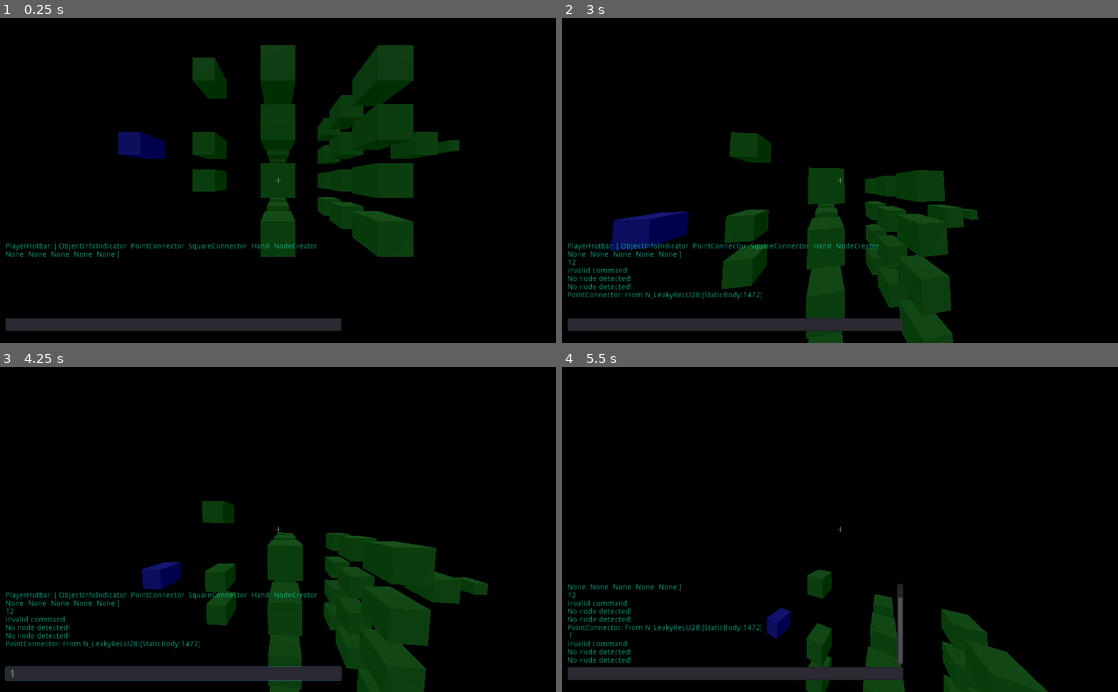
Above: before the commit, frames 1-4 (two rows, left to right).
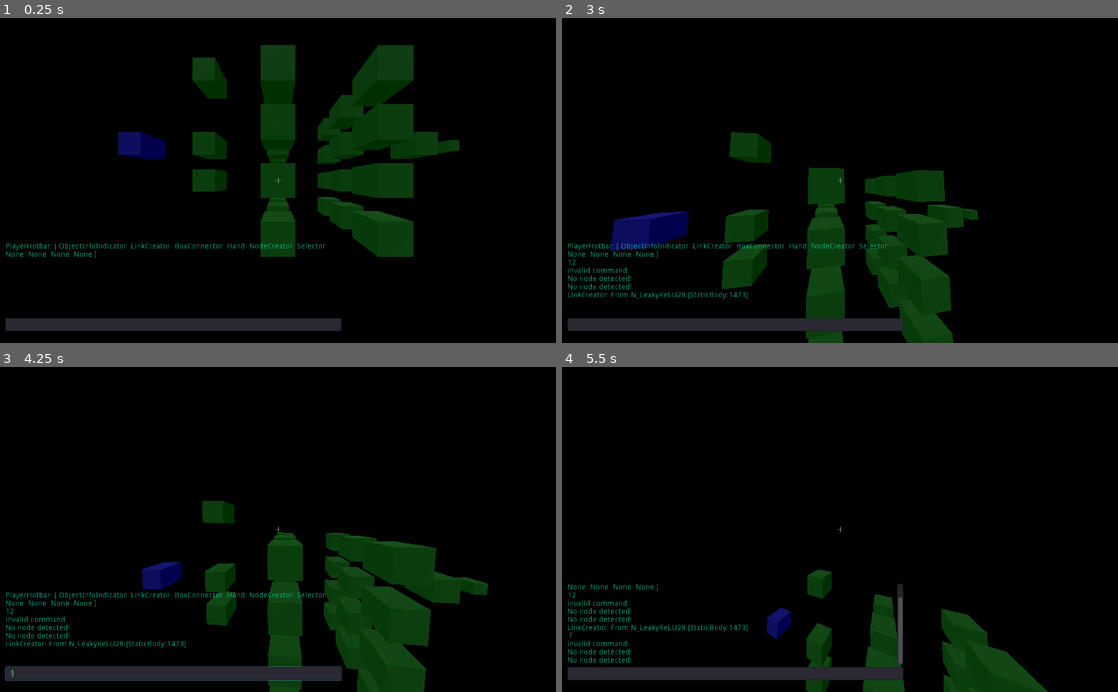
Above: after the commit, the same moments.

Repository: cozyBrain/NeuralNetworkBuilder
Game: Godot game, scene res://Session.tscn
Same seed, same stepped clock (60 frames per second), same inputs: the game is played once before the commit and once after it.
Inputs (mouse positions are in pixels of both pictures, inside the frame that each line leads up to):
- Up to frame 1 (0.25 s): no input
- Up to frame 2 (3 s): click (734, 323) at 0.52 s; type "12" at 0.6 s; tap Enter at 1.25, 2.75 s; move the mouse to (867, 180) at 1.27 s; hold Up (ui_up) from 1.28 s (still down); tap F (KEY_F) at 1.35, 2.3, 2.85 s; click (867, 180) at 1.42 s; tap Space at 1.52, 2, 2.27 s; move the mouse to (812, 180) at 2.02 s; tap C (KEY_C) at 2.1 s; click (812, 180) at 2.17 s; move the mouse to (851, 174) at 2.77 s; click (851, 174) at 2.92 s
- Up to frame 3 (4.25 s): keep holding Up (ui_up); tap Space at 3.5, 3.77 s; move the mouse to (272, 536) at 3.52 s; tap T (KEY_T) at 3.6 s; click (272, 536) at 3.67 s; tap F (KEY_F) at 3.8 s
- Up to frame 4 (5.5 s): keep holding Up (ui_up); tap Enter at 4.25 s; move the mouse to (878, 532) at 4.27 s; tap Tab (KEY_TAB) at 4.35 s; click (878, 532) at 4.42 s; tap Space at 4.52, 5, 5.27 s; tap F (KEY_F) at 4.55, 5.3 s; move the mouse to (795, 526) at 5.02 s; tap O at 5.1 s; click (795, 526) at 5.17 s

The runs differ from the first frame. In frame 1, 0.3% of the frame differs, in the area x 17-59%, y 69-74%; in frame 2, 0.6%, in the area x 1-59%, y 69-87%; in frame 3, 0.6%; in frame 4, 0.4%.

Commit message:
Indev Selector SquareConnector -> BoxConnector  # square-2d box-3d PointConnector -> LinkCreator +argParser +console_history

Diff:
--- a/Global/Global.gd
+++ b/Global/Global.gd
@@ -4,12 +4,12 @@
 extends Node
 enum ID {
 	None, Player,
-	OII, PC, SC, H, NC, S,
+	OII, LC, BC, H, NC, S,
 	N_LeakyReLU, L_Synapse, N_NetworkController, N_Input, N_Tanh, N_Goal,
 }
 const IDtoString = [
 	"None", "Player",
-	"ObjectInfoIndicator", "PointConnector", "SquareConnector", "Hand", "NodeCreator", "Selector",
+	"ObjectInfoIndicator", "LinkCreator", "BoxConnector", "Hand", "NodeCreator", "Selector",
 	"N_LeakyReLU", "L_Synapse", "N_NetworkController", "N_Input", "N_Tanh", "N_Goal",
 ]
 const dx = 0.001
@@ -23,8 +23,19 @@
 func _ready():
 	pass
 
+static func isValidVector3(vector : String) -> bool:
+	# trim needless characters.  often when arg="(0,0,0,)"
+	vector = vector.replace("(", "")
+	vector = vector.replace(")", "")
+	vector = vector.replace(" ", "")
+	var xyz = vector.split(",", false, 2)
+	if xyz.size() != 3:
+		return false
+	for p in xyz:
+		if not p.is_valid_float():
+			return false
+	return true
 static func str2vector3(position : String):
-	# trim needless characters.  often when arg=str(Vector3)
 	position = position.replace("(", "")
 	position = position.replace(")", "")
 	position = position.replace(" ", "")
--- a/Player/Console.gd
+++ b/Player/Console.gd
@@ -14,7 +14,12 @@
 
 const toolsPath = "../Tools/"
 
+var history : Array
+var historyIndex : int
+
 func processCommand(text):
+	history.push_front(text)
+	historyIndex = history.size()
 	var words = text.split(" ", false, 1)  # [command, arguments]
 	while words.size() < 2:
 		words.push_back("")
@@ -40,6 +45,15 @@
 		return output
 	return ""
 
+func crawlHistory(step : int) -> void:
+	if history.size() > 0:
+		historyIndex = clamp(historyIndex+step, 0, history.size())
+		if historyIndex >= history.size():
+			inputBox.text = ""
+		else:
+			inputBox.text = history[historyIndex]
+	pass
+
 func println(text):
 	outputBox.text = str(outputBox.text, "\n", text)
 
--- a/Player/Player.gd
+++ b/Player/Player.gd
@@ -22,7 +22,7 @@
 var hotbarSubSelection : bool = false
 var ToolHotbar
 
-var hotbar = [G.ID.OII,G.ID.PC,G.ID.SC,G.ID.H,G.ID.NC,G.ID.None,G.ID.None,G.ID.None,G.ID.None,G.ID.None]  # size:10  hotbar lol! Korean people will see why
+var hotbar = [G.ID.OII,G.ID.LC,G.ID.BC,G.ID.H,G.ID.NC,G.ID.S,G.ID.None,G.ID.None,G.ID.None,G.ID.None]  # size:10  hotbar lol! Korean people will see why
 
 func _ready():
 	Input.set_mouse_mode(Input.MOUSE_MODE_CAPTURED)
@@ -51,13 +51,18 @@
 			if consoleInputModes.size() <= consoleInputModeSelection:
 				consoleInputModeSelection = 0
 			print(consoleInputModes[consoleInputModeSelection])
+		if Input.is_action_just_pressed("ui_up"):
+				console.crawlHistory(-1)
+		elif Input.is_action_just_pressed("ui_down"):
+				console.crawlHistory(+1)
+
 		return
 
 	if Input.is_action_just_pressed("KEY_F"):
 		if Tool != null:
 			match hotbar[hotbarSelection]:
-				G.ID.SC:
-					console.processCommand(str("Tool SquareConnector initiate"))
+				G.ID.BC:
+					console.processCommand(str("Tool BoxConnector initiate"))
 				G.ID.H:  # Hand
 					if null == rayCastDetectedObject:
 						print("Hand: No Object Detected")
@@ -102,6 +107,8 @@
 		if Tool.has_method("update"):
 			match hotbar[hotbarSelection]:
 				G.ID.NC:
+					Tool.update(translation, aim, delta)
+				G.ID.S:
 					Tool.update(translation, aim, delta)
 
 	if typingMode:
@@ -130,6 +137,15 @@
 	velocity = velocity.linear_interpolate(target, flyAccel * delta)
 	move_and_slide(velocity)
 
+	# check continuously unlike _input
+	if Tool != null:
+		match hotbar[hotbarSelection]:
+			G.ID.NC:
+				if Input.is_mouse_button_pressed(BUTTON_RIGHT):
+					Tool.erase()
+				elif Input.is_mouse_button_pressed(BUTTON_LEFT):
+					Tool.create()
+
 func _input(event):
 	if event is InputEventMouseMotion:  # cam movement
 		$Yaxis.rotate_y(deg2rad(-event.relative.x * mouseSensitivity))
@@ -139,7 +155,7 @@
 			$Yaxis/Camera.rotate_x(deg2rad(change))
 			cameraAngle += change
 
-	if typingMode:
+	if typingMode:  # when you use console
 		return
 
 	if event is InputEventKey:
@@ -178,6 +194,11 @@
 										if ToolHotbar != null:
 											print("ToolHotbar: ", ToolHotbar)
 											# display on ui
+									G.ID.S:
+										Tool.activate(translation, aim)
+										ToolHotbar = Tool.get("hotbar")
+										if ToolHotbar != null:
+											print("ToolHotbar: ", ToolHotbar)
 
 					else:  # when you select selected one again
 						if ToolHotbar != null:  # does the tool has hotbar?
@@ -193,18 +214,18 @@
 							console.processCommand(str("Tool ObjectInfoIndicator ", str(rayCastDetectedObject.get_instance_id())))
 						else:
 							console.println("No node detected!")
-					G.ID.PC:
+					G.ID.LC:
 						if rayCastDetectedObject != null:
-							console.processCommand(str("Tool PointConnector ", str(rayCastDetectedObject.translation)))
+							console.processCommand(str("Tool LinkCreator ", str(rayCastDetectedObject.translation)))
 						else:
 							console.println("No node detected!")
-					G.ID.SC:
+					G.ID.BC:
 						if rayCastDetectedObject == null:
 							console.println("No node detected!")
 						elif event.button_index == BUTTON_LEFT:
-							console.processCommand(str("Tool SquareConnector A ", str(rayCastDetectedObject.translation)))
+							console.processCommand(str("Tool BoxConnector A ", str(rayCastDetectedObject.translation)))
 						elif event.button_index == BUTTON_RIGHT:
-							console.processCommand(str("Tool SquareConnector B ", str(rayCastDetectedObject.translation)))
+							console.processCommand(str("Tool BoxConnector B ", str(rayCastDetectedObject.translation)))
 					G.ID.H:  # Hand
 						if null == rayCastDetectedObject:
 							print(Tool.name, ": No Object Detected")
--- a/Player/Player.tscn
+++ b/Player/Player.tscn
@@ -2,10 +2,10 @@
 
 [ext_resource path="res://Player/Player.gd" type="Script" id=1]
 [ext_resource path="res://Player/crosshair.png" type="Texture" id=2]
-[ext_resource path="res://Player/Tools/PointConnector.tscn" type="PackedScene" id=3]
+[ext_resource path="res://Player/Tools/LinkCreator.tscn" type="PackedScene" id=3]
 [ext_resource path="res://Player/Tools/ObjectInfoIndicator.tscn" type="PackedScene" id=4]
 [ext_resource path="res://Player/Tools/Hand.tscn" type="PackedScene" id=5]
-[ext_resource path="res://Player/Tools/SquareConnector.tscn" type="PackedScene" id=6]
+[ext_resource path="res://Player/Tools/BoxConnector.tscn" type="PackedScene" id=6]
 [ext_resource path="res://Player/Tools/NodeCreator.tscn" type="PackedScene" id=7]
 [ext_resource path="res://Player/Console.gd" type="Script" id=8]
 [ext_resource path="res://Player/Tools/Selector.tscn" type="PackedScene" id=9]
@@ -100,9 +100,9 @@
 
 [node name="Tools" type="Node" parent="."]
 
-[node name="PointConnector" parent="Tools" instance=ExtResource( 3 )]
+[node name="LinkCreator" parent="Tools" instance=ExtResource( 3 )]
 
-[node name="SquareConnector" parent="Tools" instance=ExtResource( 6 )]
+[node name="BoxConnector" parent="Tools" instance=ExtResource( 6 )]
 
 [node name="Hand" parent="Tools" instance=ExtResource( 5 )]
 
--- a/Player/Tools/SquareConnector.gd
+++ b/Player/Tools/BoxConnector.gd
@@ -1,7 +1,7 @@
 extends Node
-class_name SquareConnector
+class_name BoxConnector
 
-const Type : int = G.ID.SC
+const Type : int = G.ID.BC
 
 var areas = [[], []]  # A[beginPoint, endPoint], B[begin, end]
 
@@ -64,9 +64,10 @@
 	if not Aselected or not Bselected:
 		return "not selected"
 
+	var Anodes = G.default_session.boxGetNode(areas[0][0], areas[0][1])
+	var Bnodes = G.default_session.boxGetNode(areas[1][0], areas[1][1])
 
-	var Anodes = G.default_session.squareGetNode(areas[0][0], areas[0][1])
-	var Bnodes = G.default_session.squareGetNode(areas[1][0], areas[1][1])
+	var linkCreator = get_parent().get_node("LinkCreator")
 
 	for Anode in Anodes:
 		if Anode.ID == G.ID.L_Synapse:
@@ -74,7 +75,7 @@
 		for Bnode in Bnodes:
 			if Bnode.ID == G.ID.L_Synapse:
 				continue
-			var newSynapse = get_parent().get_node("PointConnector").connectNode(Anode, Bnode)
+			var newSynapse = linkCreator.create(Anode, Bnode)
 			if newSynapse != null:
 					G.default_session.addLink(newSynapse)
 
--- /dev/null
+++ b/Player/Tools/BoxConnector.tscn
@@ -0,0 +1,6 @@
+[gd_scene load_steps=2 format=2]
+
+[ext_resource path="res://Player/Tools/BoxConnector.gd" type="Script" id=1]
+
+[node name="BoxConnector" type="Node"]
+script = ExtResource( 1 )
--- a/Player/Tools/PointConnector.gd
+++ b/Player/Tools/LinkCreator.gd
@@ -1,7 +1,7 @@
 extends Node
-class_name PointConnector
+class_name LinkCreator
 
-const ID : int = G.ID.PC
+const ID : int = G.ID.LC
 
 onready var Link = preload("res://Links/L_Synapse/L_Synapse.tscn")
 
@@ -17,11 +17,11 @@
 		output += str(self.name, ": From ", self.Anode)
 	else:
 		output += str(self.name, ": To ", node)
-		G.default_session.addLink(connectNode(self.Anode, node))
+		G.default_session.addLink(create(Anode, node))
 		Anode = null
 	return output
 
-func connectNode(A : Object, B : Object) -> Object:
+func create(A : Object, B : Object) -> Object:
 	var newLink = Link.instance()
 	# config synapse
 	var distance = A.translation.distance_to(B.translation)
--- /dev/null
+++ b/Player/Tools/LinkCreator.tscn
@@ -0,0 +1,6 @@
+[gd_scene load_steps=2 format=2]
+
+[ext_resource path="res://Player/Tools/LinkCreator.gd" type="Script" id=1]
+
+[node name="LinkCreator" type="Node"]
+script = ExtResource( 1 )
--- a/Player/Tools/NodeCreator.gd
+++ b/Player/Tools/NodeCreator.gd
@@ -39,11 +39,6 @@
 		print("erase ", obj)
 
 func update(translation : Vector3, aim : Basis, delta : float):
-	if Input.is_mouse_button_pressed(BUTTON_RIGHT):
-		erase()
-	elif Input.is_mouse_button_pressed(BUTTON_LEFT):
-		create()
-
 	pointerPosition = translation
 	pointerPosition -= aim.z * distance
 
--- a/Player/Tools/PointConnector.tscn
+++ /dev/null
@@ -1,6 +0,0 @@
-[gd_scene load_steps=2 format=2]
-
-[ext_resource path="res://Player/Tools/PointConnector.gd" type="Script" id=1]
-
-[node name="PointConnector" type="Node"]
-script = ExtResource( 1 )
--- a/Player/Tools/Selector.gd
+++ b/Player/Tools/Selector.gd
@@ -1,16 +1,108 @@
 extends Node
 
+const ID : int = G.ID.S
 
-# Declare member variables here. Examples:
-# var a = 2
-# var b = "text"
+export (String) var pointerResource = "res://Nodes/N_OverlappingBodyDetectorNode/N_OverlappingBodyDetectorNode.tscn"
+var pointer
+var pointerPosition : Vector3
+var prevPointerPosition : Vector3
+
+var distance : float = 2
+
+var shapesDefinitions : Dictionary = {
+	"voxel" : [1, TYPE_VECTOR3],  # min parameters, parameters types
+	"box" : [2, TYPE_VECTOR3, TYPE_VECTOR3],
+	#"sphere" : [2, TYPE_VECTOR3, TYPE_REAL]
+}
+
+var hotbar : Array = ["voxel", "box"]
+var hotbarSelection : int
+
+var selectionGroups : Dictionary
+var groupSelection : String = "default"
+
+func handle(arg : String):
+	var output : String
+	# Tool Selector -g group1 -shape voxel -pos 0,0,2        -> group1 : "voxel 0,0,2\n"
+	# Tool Selector -g group2 -shape box   -pos 0,0,2 0,0,4  -> group2 : "box 0,0,2 0,0,4\n"
+	# Tool Selector -g merged -merge group1 group2           -> merged : "voxel 0,0,2\nbox 0,0,2 0,0,4\n"
+	# not recommended to use merge, shape flags at the same line.
+	var argParser = ArgParser.new(arg)
+
+	var selection : String  # "voxel 0,0,2\n"
+	groupSelection = argParser.getString("g", groupSelection, false)  # flag group
+
+	var listOption = argParser.getString("list", null)
+	if listOption != null:
+		match listOption:
+			"group":
+				output += "<selection groups>:\n"
+				var groups = selectionGroups.keys()
+				for group in groups:
+					output += "       " + group + "\n"
+			true:
+				output += "Unknown list option"
+
+	# form
+	var shape = argParser.getStrings("shape")  # flag shape
+	if shape.size() > 0:
+		shape[0] = shape[0].to_lower()
+		var shapesDef = shapesDefinitions.get(shape[0])
+		if shapesDef != null:
+			if shape.size()-1 >= shapesDef[0]:  # enough shape arguments?
+				selection = shape[0]  # selection status: voxel
+				var validForm : bool = true
+				for shapeArgument in range(1, shape.size()):
+					match shapesDef[shapeArgument]:
+						TYPE_VECTOR3:
+							if not G.isValidVector3(shape[shapeArgument]):
+								validForm = false
+						_:
+							validForm = false
+							output += "Unknown argument type!\n"
+					if not validForm:
+						output += "Invalid shape argument!\n"
+						break
+					selection += " "+shape[shapeArgument]  # selection status: voxel 0,0,2
+				selection += "\n"
+				if validForm:
+					selectionGroups[groupSelection] = selectionGroups.get(groupSelection, "") + selection
+					output += "selectionGroup <"+groupSelection+">:\n"
+					output += "       "+selectionGroups[groupSelection].replace("\n", "\n       ")
+			else:
+				output += "Require more arguments for the shape!\n"
+		else:
+			output += "Unknown shape!\n"
+
+	var toMerge = argParser.getStrings("merge")  # flag merge
+	if toMerge.size() > 0 :
+		var merged : String
+		for toM in toMerge:
+			merged += selectionGroups.get(toM, "")
+		selectionGroups[groupSelection] = selectionGroups.get(groupSelection, "") + merged
+		output += "selectionGroup <"+groupSelection+">:\n"
+		output += "       "+selectionGroups[groupSelection].replace("\n", "\n       ")
+
+	return output
+
+func update(translation : Vector3, aim : Basis, delta : float):
+	pointerPosition = translation
+	pointerPosition -= aim.z * distance
+
+	pointerPosition = pointerPosition.round()
+	if prevPointerPosition != pointerPosition:
+		prevPointerPosition = pointerPosition
+		pointer.translation = pointerPosition
 
 
-# Called when the node enters the scene tree for the first time.
-func _ready():
-	pass # Replace with function body.
+func activate(translation, aim : Basis):
+	var pointerPosition = translation
+	pointerPosition -= aim.z*distance
+	pointerPosition = pointerPosition.round()
+	pointer = load(pointerResource).instance()
+	pointer.translation = pointerPosition
+	prevPointerPosition = pointer.translation
+	add_child(pointer)
 
-
-# Called every frame. 'delta' is the elapsed time since the previous frame.
-#func _process(delta):
-#	pass
+func deactivate():
+	pointer.queue_free()
--- a/Player/Tools/SquareConnector.tscn
+++ /dev/null
@@ -1,6 +0,0 @@
-[gd_scene load_steps=2 format=2]
-
-[ext_resource path="res://Player/Tools/SquareConnector.gd" type="Script" id=1]
-
-[node name="SquareConnector" type="Node"]
-script = ExtResource( 1 )
--- a/Session.gd
+++ b/Session.gd
@@ -10,7 +10,6 @@
 	preloadedPlayer.set_name("P1")
 	players.push_front(preloadedPlayer)
 	add_child(players[0])
-
 
 
 var nodeMap : Dictionary
@@ -33,7 +32,7 @@
 	node.queue_free()
 func getNode(position : Vector3) -> Node:
 	return nodeMap.get(position)
-func squareGetNode(begin:Vector3, end:Vector3) -> Array:
+func boxGetNode(begin:Vector3, end:Vector3) -> Array:
 	print("begin: ",begin)
 	print("end: ",end)
 	var nodes : Array
--- /dev/null
+++ b/argParser.gd
@@ -0,0 +1,46 @@
+extends Node
+
+class_name ArgParser
+
+var argument : String
+
+func _init(arg : String):
+	argument = arg
+
+func getStrings(flag : String):
+	flag = "-"+flag
+	var words = argument.split(" ", false)
+	var strings : Array
+	var push : bool = false
+	for word in words:
+		if push:
+			if word[0] == "-":
+				break
+			strings.push_back(word)
+
+		if word == flag:
+			push = true
+
+	return strings
+
+func getString(flag : String, default, retTrueWhenFlag : bool = true):
+	flag = "-"+flag
+	var words = argument.split(" ", false)
+	var strings : Array
+	var push : bool = false
+	for word in words:
+		if push:
+			return word
+		if word == flag:
+			push = true
+	if push and retTrueWhenFlag:
+		return true
+	return default
+
+func getBool(flag : String, default):
+	flag = "-"+flag
+	var words = argument.split(" ", false)
+	for word in words:
+		if word == flag:
+			return !default
+	return default
--- a/project.godot
+++ b/project.godot
@@ -9,10 +9,25 @@
 config_version=4
 
 _global_script_classes=[ {
+"base": "Node",
+"class": "ArgParser",
+"language": "GDScript",
+"path": "res://argParser.gd"
+}, {
+"base": "Node",
+"class": "BoxConnector",
+"language": "GDScript",
+"path": "res://Player/Tools/BoxConnector.gd"
+}, {
 "base": "StaticBody",
 "class": "L_Synapse",
 "language": "GDScript",
 "path": "res://Links/L_Synapse/L_Synapse.gd"
+}, {
+"base": "Node",
+"class": "LinkCreator",
+"language": "GDScript",
+"path": "res://Player/Tools/LinkCreator.gd"
 }, {
 "base": "StaticBody",
 "class": "N_Goal",
@@ -53,19 +68,12 @@
 "class": "Player",
 "language": "GDScript",
 "path": "res://Player/Player.gd"
-}, {
-"base": "Node",
-"class": "PointConnector",
-"language": "GDScript",
-"path": "res://Player/Tools/PointConnector.gd"
-}, {
-"base": "Node",
-"class": "SquareConnector",
-"language": "GDScript",
-"path": "res://Player/Tools/SquareConnector.gd"
 } ]
 _global_script_class_icons={
+"ArgParser": "",
+"BoxConnector": "",
 "L_Synapse": "",
+"LinkCreator": "",
 "N_Goal": "",
 "N_Input": "",
 "N_LeakyReLU": "",
@@ -73,9 +81,7 @@
 "N_Tanh": "",
 "NodeCreator": "",
 "NodeInfoIndicator": "",
-"Player": "",
-"PointConnector": "",
-"SquareConnector": ""
+"Player": ""
 }
 
 [application]
